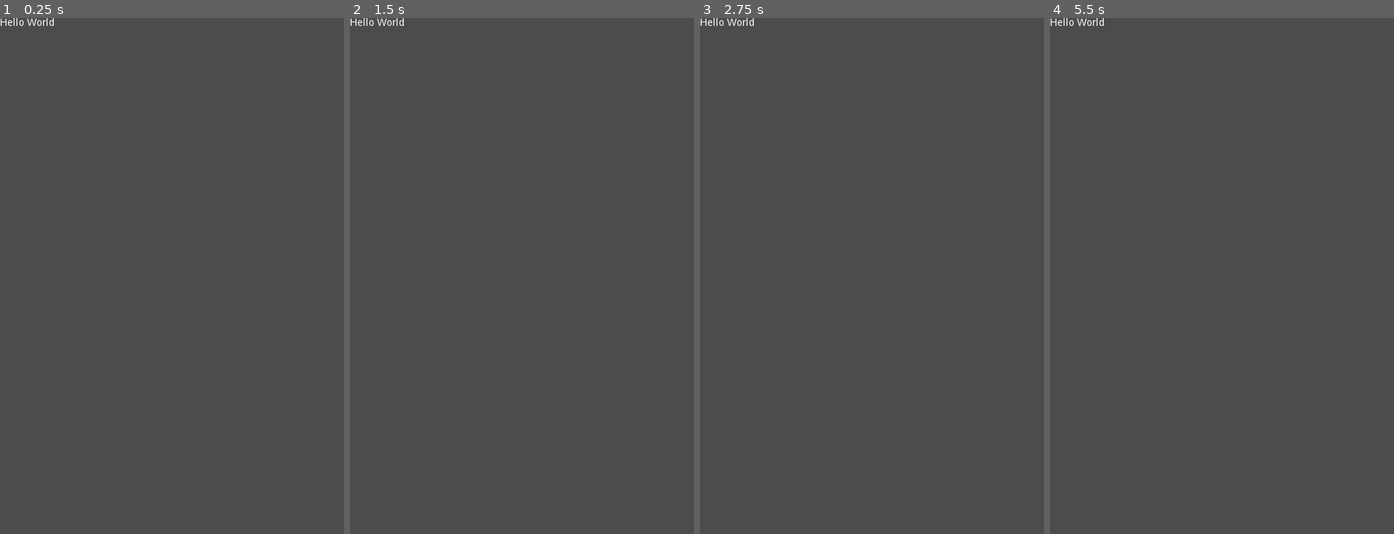
Above: before the commit, frames 1-4 (left to right).
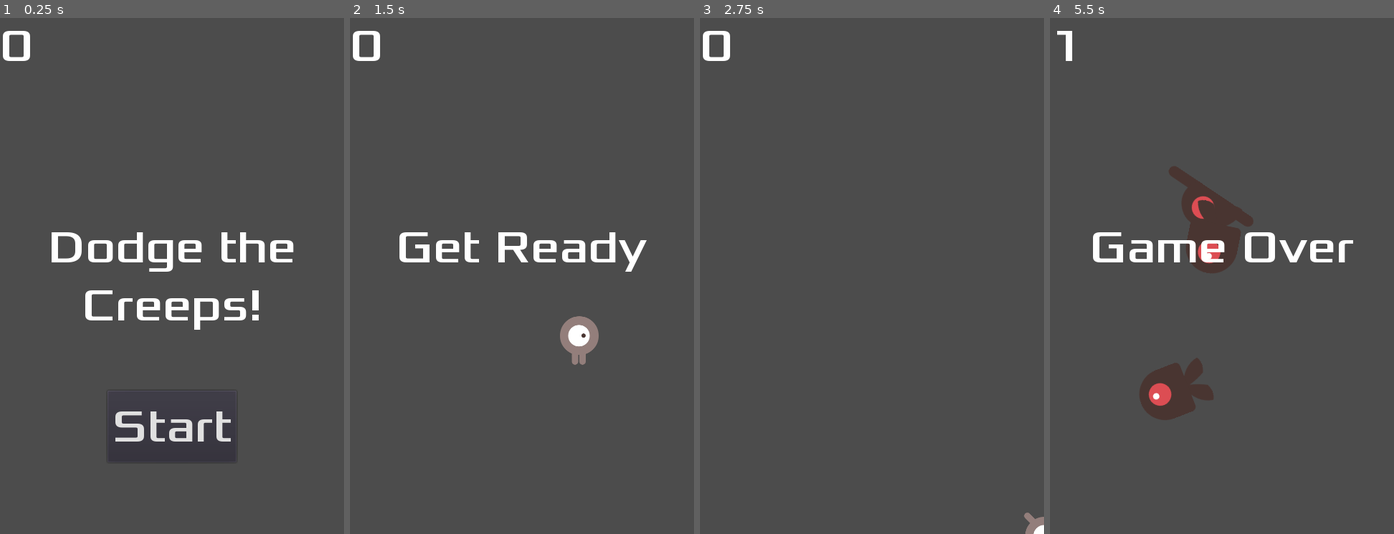
Above: after the commit, the same moments.

Repository: clennam/godotTutorial
Game: Godot game, scene res://scenes/Main/Main.tscn
The game is run twice, just before and just after one commit, with the same random seed, the same clock (stepped at 60 frames per second) and the same inputs. Before the commit the project starts from res://scenes/Hello.tscn.
Inputs (mouse positions are in pixels of both pictures, inside the frame that each line leads up to):
- Up to frame 1 (0.25 s): no input
- Up to frame 2 (1.5 s): click (522, 425) at 0.5 s, where only the run after the commit has a clickable "Start"; tap Enter at 1.25 s; hold Right (ui_right) from 1.28 s (still down)
- Up to frame 3 (2.75 s): release Right (ui_right) at 2.03 s; hold Down (ui_down) from 2.03 s (still down)
- Up to frame 4 (5.5 s): release Down (ui_down) at 2.78 s; hold Right (ui_right) 2.78-3.53 s; hold Up (ui_up) 3.53-4.28 s; hold Left (ui_left) from 4.28 s (still down)

The runs differ from the first frame. In frame 1, 4.2% of the frame differs, in the area x 0-86%, y 0-86%; in frame 2, 2.8%; in frame 3, 0.6%; in frame 4, 5.7%, in the area x 0-89%, y 0-78%.

Commit message:
Complete game up to end or tutorial
Need to implement additional steps for completeness

Diff:
--- a/project.godot
+++ b/project.godot
@@ -16,7 +16,7 @@
 [application]
 
 config/name="Dodge the Creeps!"
-run/main_scene="res://scenes/Hello.tscn"
+run/main_scene="res://scenes/Main/Main.tscn"
 config/icon="res://icon.png"
 
 [display]
--- /dev/null
+++ b/scenes/HUD/HUD.gd
@@ -0,0 +1,26 @@
+extends CanvasLayer
+
+signal start_game
+
+func show_message(text):	#display a message temporarily
+	$MessageLabel.text = text
+	$MessageLabel.show()
+	$MessageTimer.start()
+
+func show_game_over():
+	show_message("Game Over")
+	yield($MessageTimer, "timeout")
+	$MessageLabel.text = "Dodge the\nCreeps!"
+	$MessageLabel.show()
+	yield(get_tree().create_timer(1), 'timeout')
+	$StartButton.show()
+
+func update_score(score):
+	$ScoreLabel.text = str(score)
+
+func _on_MessageTimer_timeout():
+	$MessageLabel.hide()
+
+func _on_StartButton_pressed():
+	$StartButton.hide()
+	emit_signal("start_game")
--- /dev/null
+++ b/scenes/HUD/HUD.tscn
@@ -0,0 +1,54 @@
+[gd_scene load_steps=6 format=2]
+
+[ext_resource path="res://scenes/HUD/HUD.gd" type="Script" id=1]
+[ext_resource path="res://dodge_assets/fonts/Xolonium-Regular.ttf" type="DynamicFontData" id=2]
+
+[sub_resource type="DynamicFont" id=1]
+size = 64
+font_data = ExtResource( 2 )
+
+[sub_resource type="DynamicFont" id=2]
+size = 64
+font_data = ExtResource( 2 )
+
+[sub_resource type="DynamicFont" id=3]
+size = 64
+font_data = ExtResource( 2 )
+
+[node name="HUD" type="CanvasLayer"]
+script = ExtResource( 1 )
+
+[node name="ScoreLabel" type="Label" parent="."]
+anchor_right = 1.0
+margin_bottom = 78.0
+custom_fonts/font = SubResource( 1 )
+text = "0"
+
+[node name="MessageLabel" type="Label" parent="."]
+anchor_top = 0.5
+anchor_right = 1.0
+anchor_bottom = 0.5
+margin_top = -79.5
+margin_bottom = 79.5
+custom_fonts/font = SubResource( 2 )
+text = "Dodge the Creeps!"
+align = 1
+autowrap = true
+
+[node name="StartButton" type="Button" parent="."]
+anchor_left = 0.5
+anchor_top = 1.0
+anchor_right = 0.5
+anchor_bottom = 1.0
+margin_left = -90.0
+margin_top = -200.0
+margin_right = 90.0
+margin_bottom = -100.0
+custom_fonts/font = SubResource( 3 )
+text = "Start"
+
+[node name="MessageTimer" type="Timer" parent="."]
+wait_time = 2.0
+one_shot = true
+[connection signal="pressed" from="StartButton" to="." method="_on_StartButton_pressed"]
+[connection signal="timeout" from="MessageTimer" to="." method="_on_MessageTimer_timeout"]
--- /dev/null
+++ b/scenes/Main/Main.gd
@@ -0,0 +1,42 @@
+extends Node
+
+export (PackedScene) var Mob
+var score
+
+func game_over():
+	$ScoreTimer.stop()
+	$MobTimer.stop()
+	$HUD.show_game_over()
+
+func new_game():
+	score = 0
+	$HUD.update_score(score)
+	$HUD.show_message("Get Ready")
+	$Player.start($StartPosition.position)
+	$StartTimer.start()
+
+func _on_StartTimer_timeout():
+	$MobTimer.start()
+	$ScoreTimer.start()
+
+func _on_ScoreTimer_timeout():
+	score += 1
+	$HUD.update_score(score)
+
+func _on_MobTimer_timeout():
+	#Choose a random location on MobPath
+	$MobPath/MobSpawnLocation.set_offset(randi())
+	#Create a Mob and add it to the scene
+	var mob = Mob.instance()
+	add_child(mob)
+	#Set the mob's position to the current location of MobSpawnLocation, which moves around MobPath continuously
+	mob.position = $MobPath/MobSpawnLocation.position
+	#Set the mob's direction perpendicular to MobPath, with some randomness
+	var direction = $MobPath/MobSpawnLocation.rotation + PI / 2
+	direction += rand_range(-PI / 4, PI / 4)
+	mob.rotation = direction
+	#Set speed
+	mob.linear_velocity = Vector2(rand_range(mob.min_speed, mob.max_speed), 0)
+	#Set direction
+	mob.linear_velocity = mob.linear_velocity.rotated(direction)
+	$HUD.connect("start_game", mob, "on_start_game")
--- /dev/null
+++ b/scenes/Main/Main.tscn
@@ -0,0 +1,43 @@
+[gd_scene load_steps=6 format=2]
+
+[ext_resource path="res://scenes/Main/Main.gd" type="Script" id=1]
+[ext_resource path="res://scenes/Mob/Mob.tscn" type="PackedScene" id=2]
+[ext_resource path="res://scenes/Player/Player.tscn" type="PackedScene" id=3]
+[ext_resource path="res://scenes/HUD/HUD.tscn" type="PackedScene" id=4]
+
+[sub_resource type="Curve2D" id=1]
+_data = {
+"points": PoolVector2Array( 0, 0, 0, 0, 0.480042, -1.53411, 0, 0, 0, 0, 476.935, -2.64215, 0, 0, 0, 0, 479.151, 716.473, 0, 0, 0, 0, 480.259, 718.689, 0, 0, 0, 0, 1.58807, 718.689, 0, 0, 0, 0, 0.480042, -1.53411 )
+}
+
+[node name="Main" type="Node"]
+script = ExtResource( 1 )
+Mob = ExtResource( 2 )
+
+[node name="Player" parent="." instance=ExtResource( 3 )]
+
+[node name="MobTimer" type="Timer" parent="."]
+wait_time = 0.5
+
+[node name="ScoreTimer" type="Timer" parent="."]
+
+[node name="StartTimer" type="Timer" parent="."]
+wait_time = 2.0
+one_shot = true
+
+[node name="StartPosition" type="Position2D" parent="."]
+position = Vector2( 240, 450 )
+
+[node name="MobPath" type="Path2D" parent="."]
+curve = SubResource( 1 )
+
+[node name="MobSpawnLocation" type="PathFollow2D" parent="MobPath"]
+position = Vector2( 0.480042, -1.53411 )
+rotation = -0.00232554
+
+[node name="HUD" parent="." instance=ExtResource( 4 )]
+[connection signal="hit" from="Player" to="." method="game_over"]
+[connection signal="timeout" from="MobTimer" to="." method="_on_MobTimer_timeout"]
+[connection signal="timeout" from="ScoreTimer" to="." method="_on_ScoreTimer_timeout"]
+[connection signal="timeout" from="StartTimer" to="." method="_on_StartTimer_timeout"]
+[connection signal="start_game" from="HUD" to="." method="new_game"]
--- /dev/null
+++ b/scenes/Mob/Mob.gd
@@ -0,0 +1,14 @@
+extends RigidBody2D
+
+export var min_speed = 150	#Minimum Speed Range
+export var max_speed = 250	#Maximum Speed Range
+var mob_types = ["walk", "swim", "fly"]	#3 types of enemies (animations)
+
+func _ready():
+	$AnimatedSprite.animation = mob_types[randi() % mob_types.size()]
+
+func _on_Visibility_screen_exited():
+	queue_free()
+
+func on_start_game():
+	queue_free()
--- /dev/null
+++ b/scenes/Mob/Mob.tscn
@@ -0,0 +1,52 @@
+[gd_scene load_steps=10 format=2]
+
+[ext_resource path="res://scenes/Mob/Mob.gd" type="Script" id=1]
+[ext_resource path="res://dodge_assets/art/enemyFlyingAlt_1.png" type="Texture" id=2]
+[ext_resource path="res://dodge_assets/art/enemyFlyingAlt_2.png" type="Texture" id=3]
+[ext_resource path="res://dodge_assets/art/enemySwimming_1.png" type="Texture" id=4]
+[ext_resource path="res://dodge_assets/art/enemySwimming_2.png" type="Texture" id=5]
+[ext_resource path="res://dodge_assets/art/enemyWalking_1.png" type="Texture" id=6]
+[ext_resource path="res://dodge_assets/art/enemyWalking_2.png" type="Texture" id=7]
+
+[sub_resource type="SpriteFrames" id=1]
+animations = [ {
+"frames": [ ExtResource( 2 ), ExtResource( 3 ) ],
+"loop": true,
+"name": "fly",
+"speed": 3.0
+}, {
+"frames": [ ExtResource( 4 ), ExtResource( 5 ) ],
+"loop": true,
+"name": "swim",
+"speed": 4.0
+}, {
+"frames": [ ExtResource( 6 ), ExtResource( 7 ) ],
+"loop": true,
+"name": "walk",
+"speed": 4.0
+} ]
+
+[sub_resource type="CapsuleShape2D" id=2]
+radius = 35.2626
+height = 27.5415
+
+[node name="Mob" type="RigidBody2D"]
+collision_mask = 0
+gravity_scale = 0.0
+script = ExtResource( 1 )
+__meta__ = {
+"_edit_group_": true
+}
+
+[node name="AnimatedSprite" type="AnimatedSprite" parent="."]
+scale = Vector2( 0.75, 0.75 )
+frames = SubResource( 1 )
+animation = "fly"
+playing = true
+
+[node name="CollisionShape2D" type="CollisionShape2D" parent="."]
+rotation = 1.5708
+shape = SubResource( 2 )
+
+[node name="Visibility" type="VisibilityNotifier2D" parent="."]
+[connection signal="screen_exited" from="Visibility" to="." method="_on_Visibility_screen_exited"]
--- a/scenes/Player/Player.gd
+++ b/scenes/Player/Player.gd
@@ -1,13 +1,46 @@
 extends Area2D
 
-# Declare member variables here. Examples:
-# var a = 2
-# var b = "text"
+signal hit
 
-# Called when the node enters the scene tree for the first time.
+export var speed = 400	#How fast the player will move (pixels/second)
+var screen_size	#size of the game window
+
 func _ready():
-	pass # Replace with function body.
+	screen_size = get_viewport_rect().size
+	hide()
 
-# Called every frame. 'delta' is the elapsed time since the previous frame.
-#func _process(delta):
-#	pass
+func _process(delta):
+	var velocity = Vector2()	#the player's movement vector
+	if Input.is_action_pressed("ui_right"):
+		velocity.x += 1
+	if Input.is_action_pressed("ui_left"):
+		velocity.x -= 1
+	if Input.is_action_pressed("ui_down"):
+		velocity.y += 1
+	if Input.is_action_pressed("ui_up"):
+		velocity.y -= 1
+	if velocity.length() > 0:
+		velocity = velocity.normalized() * speed	#normalise speed so that diag. movement is not faster than hoz. and vert.
+		$AnimatedSprite.play()
+	else:
+		$AnimatedSprite.stop()
+	position += velocity * delta	#update position based on velocity over delta(time)
+	position.x = clamp(position.x, 0, screen_size.x)	#limit movement so that object does not leave the screen
+	position.y = clamp(position.y, 0, screen_size.y)
+	if velocity.x != 0:	#set correct hoz. animations
+		$AnimatedSprite.animation = "right"
+		$AnimatedSprite.flip_v = false
+		$AnimatedSprite.flip_h = velocity.x < 0
+	elif velocity.y != 0:	#set correct vert. animations
+		$AnimatedSprite.animation = "up"
+		$AnimatedSprite.flip_v = velocity.y > 0
+
+func _on_Player_body_entered(body):
+	hide() #make the player disappear after being hit
+	emit_signal("hit")
+	$CollisionShape2D.set_deferred("disabled", true)
+
+func start(pos):
+	position = pos
+	show()
+	$CollisionShape2D.disabled = false
--- a/scenes/Player/Player.tscn
+++ b/scenes/Player/Player.tscn
@@ -36,3 +36,4 @@
 
 [node name="CollisionShape2D" type="CollisionShape2D" parent="."]
 shape = SubResource( 2 )
+[connection signal="body_entered" from="." to="." method="_on_Player_body_entered"]
